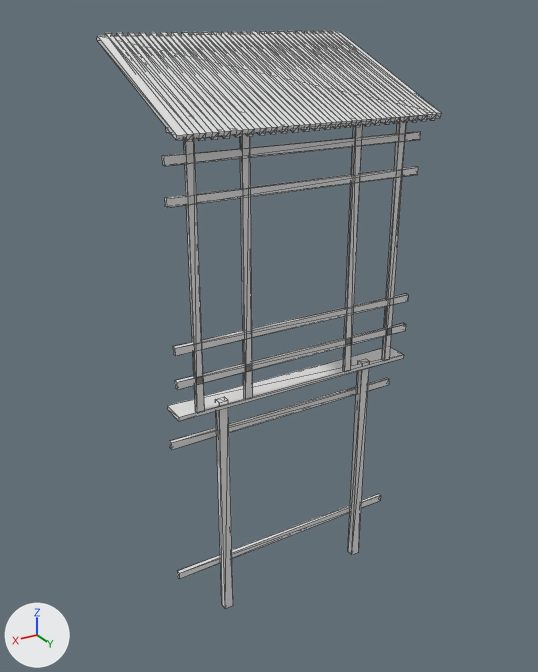
Two versions of the OBJ model game/assets/yuki-building-1-frame.obj, one commit apart.
Both versions are drawn from a camera (50 mm lens) standing at (1.3, 2.43, 1.24) and looking at (0.01, 0.27, 0.16). Arrows for +X, +Y and +Z are at lower left; the lights stay in place. Mesh edges are drawn as thin lines. Where no turn or scale is listed for an object, it has been applied to the vertices.

Objects in the first picture: 'Building_Frame_Cube.011'.
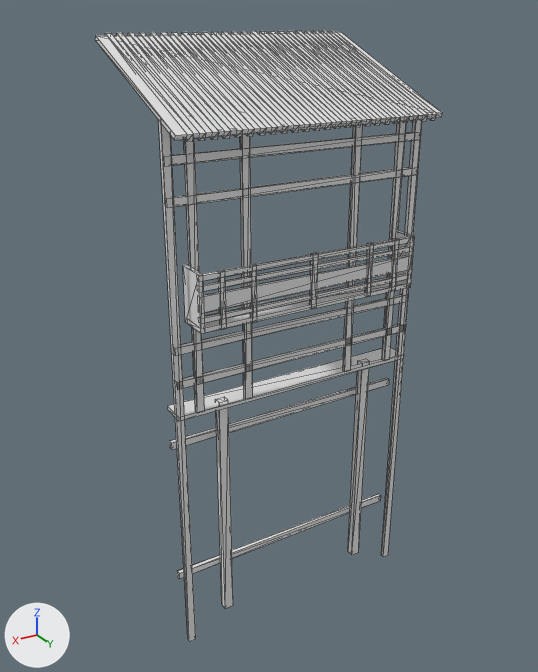
Edits to the bpy script that builds the scene:
```text
Change me_building_frame_cube_011:
    used by ob_building_frame_cube_011; location = (0.0, 0.0, 0.0)
    remove me_building_frame_cube_011.from_pydata(...)  # 368 vertices, 552 faces; spans x -0.47..0.47, y -0.01..0.58, z -0.82..1.19
    add me_building_frame_cube_011.from_pydata(...)  # 384 vertices, 568 faces; spans x -0.47..0.47, y -0.01..0.58, z -0.89..1.19
    me_building_frame_cube_011 part 1
    16 vertices are added at x -0.47..0.47, y 0.46..0.48, z -0.89..0.98
    16 new faces join them
Add me_cube_004_cube_030:
    me_cube_004_cube_030.from_pydata(...)  # 96 vertices, 138 faces; spans x -0.411..0.41, y 0.439..0.55, z 0.358..0.544
Add ob_cube_004_cube_030:
    ob_cube_004_cube_030 = bpy.data.objects.new('Cube.004_Cube.030', me_cube_004_cube_030)
    ob_cube_004_cube_030.location = (0.0, 0.0, 0.0)
```

Pixel boxes (x1, y1, x2, y2) of what changed, in the pictures (538 x 672 px):
'Building_Frame_Cube.011', reshaped: before (97, 30, 442, 609); after (95, 30, 442, 642)
'Cube.004_Cube.030', added: after (183, 231, 415, 334)
part 1 of me_building_frame_cube_011, added: after (159, 119, 422, 642)
